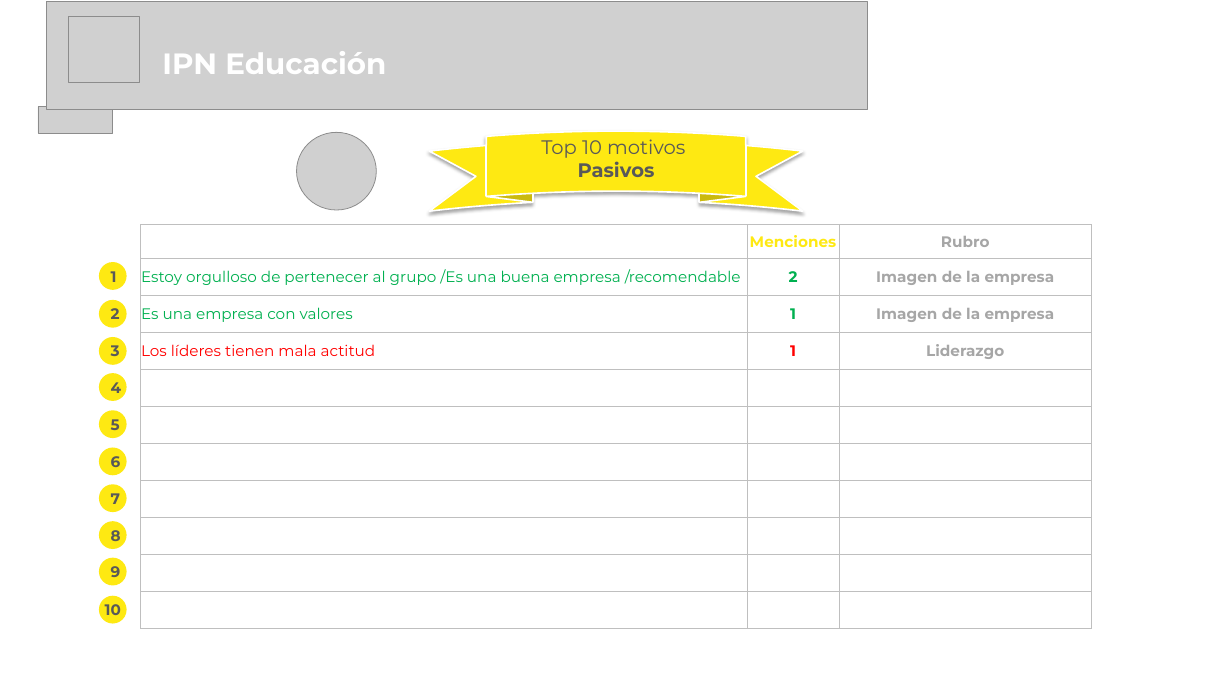
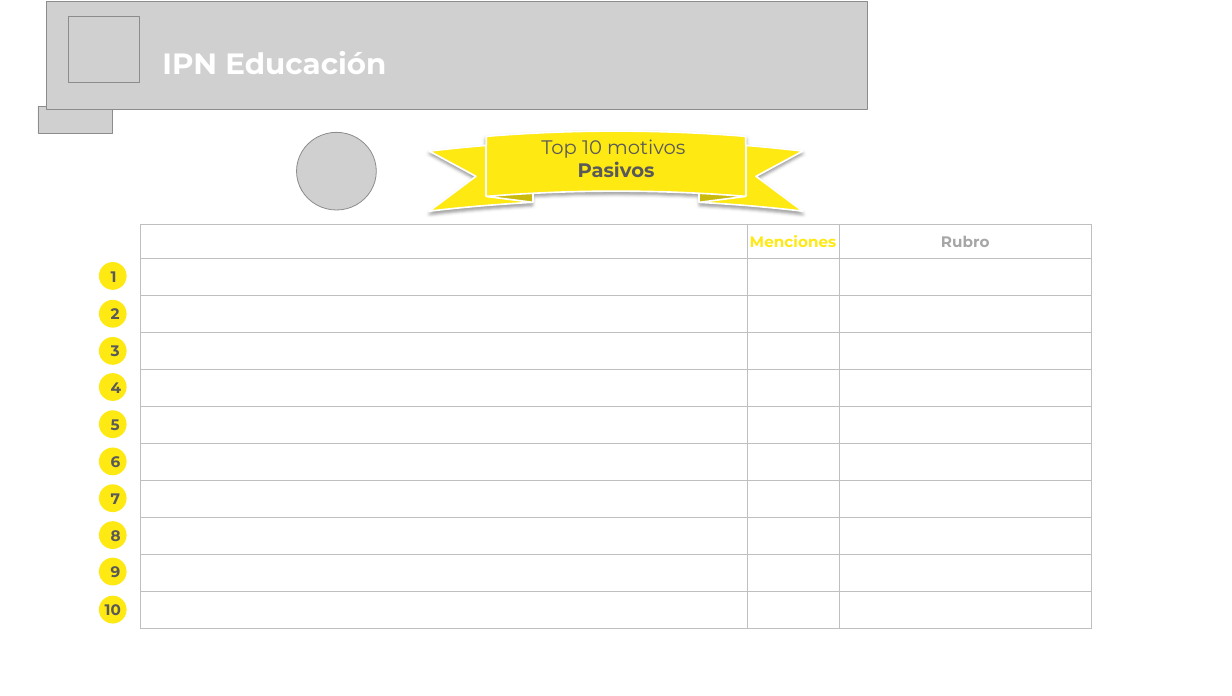
Before and after one commit to researchland-gu/automatizacion_presentaciones, a slide deck: slide 8 of Plantillas_pptx/IPN_Colaboradores_Educación_automatizada.pptx. Drawn at 1232x696 pixels with LibreOffice and Linux fonts; fonts in the diff are those of the drawing; grey boxes stand for pictures; background and template pictures are left out. Boxes give left, top, right and bottom in pixels: in the first picture for what was removed or moved away, otherwise in the second. Text is boxed around its words. In the diff, an @@ line names an element or a change of style, - is before the commit and + after.

```diff
--- a/Plantillas_pptx/IPN_Colaboradores_Educación_automatizada.pptx
+++ b/Plantillas_pptx/IPN_Colaboradores_Educación_automatizada.pptx
@@ table at (140,224,1091,627) @@
-row 2: Estoy orgulloso de pertenecer al grupo /Es una buena empresa /recomendable | 2 | Imagen de la empresa
-row 3: Es una empresa con valores | 1 | Imagen de la empresa
-row 4: Los líderes tienen mala actitud | 1 | Liderazgo
+row 9:  |  | 
+row 10:  |  | 
+row 11:  |  | 
```
Also in this commit, not shown: 3 other slides changed, 2 other files.
